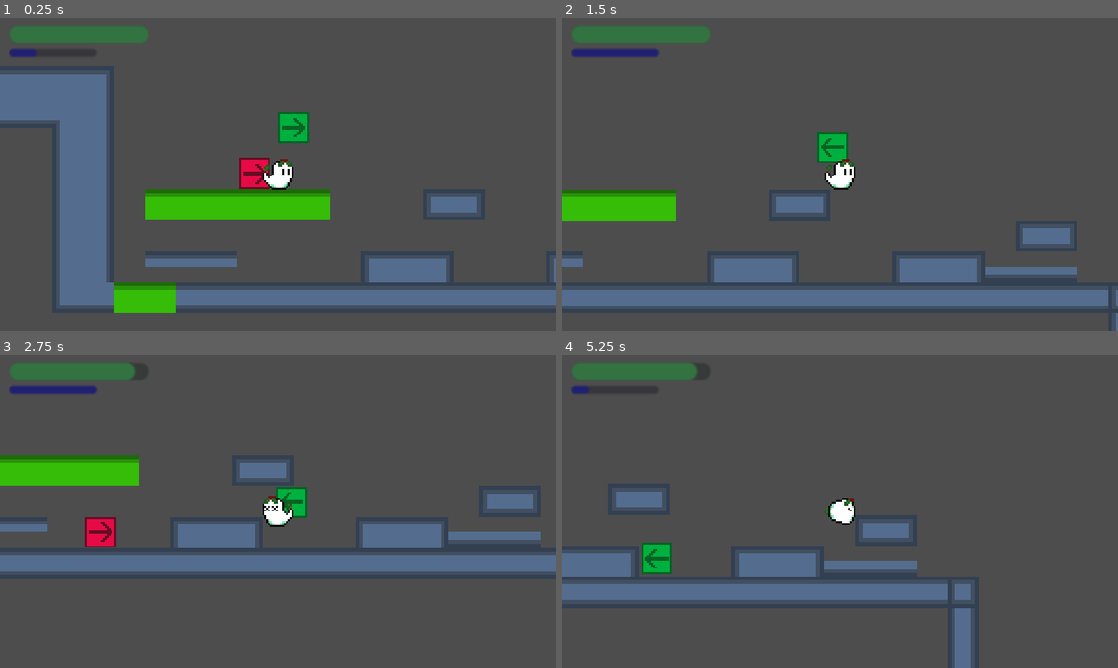
Above: before the commit, frames 1-4 (two rows, left to right).
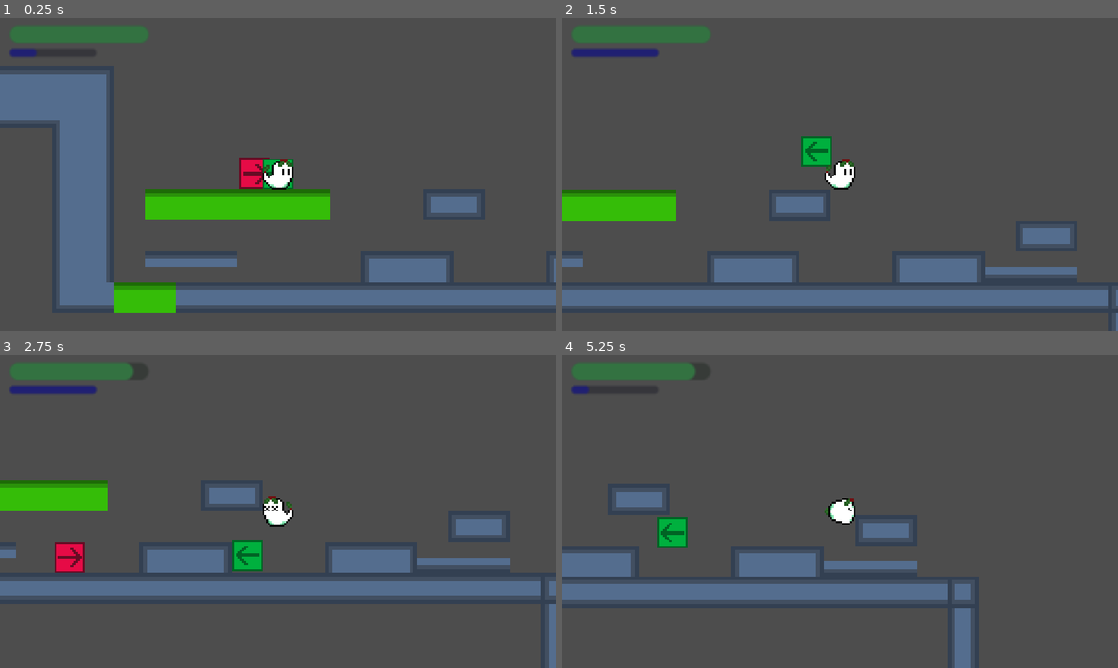
Above: after the commit, the same moments.

Repository: boiledEgg11/mis-tulto-game-project
Game: Godot game, scene res://node_2d.tscn
The game is run twice, just before and just after one commit, with the same random seed, the same clock (stepped at 60 frames per second) and the same inputs.
Inputs (mouse positions are in pixels of both pictures, inside the frame that each line leads up to):
- Up to frame 1 (0.25 s): no input
- Up to frame 2 (1.5 s): tap Enter (ability) at 0.5 s; move the mouse to (962, 158) at 0.52 s; hold Right (right) from 0.53 s (still down); tap I (i) at 0.6 s; click (962, 158) at 0.67 s; tap Up (up) at 0.77 s; tap L (l) at 0.8, 1.35 s; move the mouse to (728, 190) at 1.27 s
- Up to frame 3 (2.75 s): tap Up (up) at 1.52 s; tap I (i) at 1.55 s; move the mouse to (333, 442) at 2.02 s; release Right (right) at 2.03 s; hold Left (left) from 2.03 s (still down); tap Enter (ability) at 2.1 s; tap L (l) at 2.3 s
- Up to frame 4 (5.25 s): move the mouse to (812, 574) at 2.77 s; release Left (left) at 2.78 s; hold Right (right) 2.78-4.28 s; tap I (i) at 2.85, 4.55 s; click (812, 574) at 2.92 s; tap Up (up) at 3.02, 3.77, 4.52 s; move the mouse to (1006, 558) at 3.52 s; tap J (j) at 3.6 s; tap L (l) at 3.8, 4.35 s; move the mouse to (673, 464) at 4.27 s; hold Left (left) 4.28-5.03 s; move the mouse to (867, 511) at 5.02 s; hold Right (right) from 5.03 s (still down); tap Space (space) at 5.1 s; click (867, 511) at 5.17 s

The runs differ from the first frame. In frame 1, 0.7% of the frame differs, in the area x 47-56%, y 30-55%; in frame 2, 0.7%; in frame 3, 23%, in the area x 0-100%, y 3-100%; in frame 4, 1.0%.

Commit message:
Fixed multi possess bug; now possessing multiple enemies will release all instead of only releasing several enemies

Diff:
--- a/codes/rigid_body_2d.gd
+++ b/codes/rigid_body_2d.gd
@@ -4,6 +4,7 @@
 var possess_health = 0
 var SLIDE
 var INVINCIBLE = false
+var POSSESSED = false
 var STATUS = {"speed": 60, "jump": -250, "slide": 60, "damage_multiplier": -0.8, "hitbox_y": 15.5, "hitbox_x": 15.5}
 func _ready() -> void:
 	$EnemyArea/CollisionShape2D.disabled = false
@@ -12,13 +13,15 @@
 		possess_health = health
 	move_and_slide()
 	if possess_health > 0:
+		POSSESSED = false
 		velocity.x = direction * STATUS.speed
 		$EnemyArea/CollisionShape2D.disabled = false
 		$Sprite2D.visible = true
 		if not is_on_floor():
 				velocity += get_gravity() * delta * 1.5
-	else:
+	if possess_health == -1:
 			INVINCIBLE = true
+			POSSESSED = true
 			position.x = Autoloads.PLAYER_POSITION_X
 			position.y = Autoloads.PLAYER_POSITION_Y
 			$EnemyArea/CollisionShape2D.disabled = true
@@ -46,22 +49,24 @@
 	await get_tree().create_timer(1).timeout
 	INVINCIBLE = false
 func _process(delta: float) -> void:
-		if $Sprite2D.visible == false and Autoloads.PLAYER_POSSESS_STOP:
-			INVINCIBLE = false
-			$Sprite2D.visible = true
-			$EnemyArea/CollisionShape2D.disabled = false
-		if $Sprite2D.visible == false:
-			print("invis")
-		if Autoloads.POSSESS_AMOUNT > 1:
-			_possess_stop()
-		if health == 0:
-			queue_free()
-		if possess_health == 0:
-			Autoloads.POSSESS_AMOUNT += 1
-			Autoloads.POSSESS_ABILITY = "None"
-			Autoloads.POSSESS_STATUS = STATUS
-			possess_health = -1
-			Autoloads.POSSESS_SPRITE = "res://assets/placeholder_enemy.png"
-			Autoloads.PLAYER_POSSESSING = true
-			velocity.x = 0
-			velocity.y = 0
+	if not Autoloads.PLAYER_POSSESSING and POSSESSED:
+		_possess_stop()
+	if $Sprite2D.visible == false:
+		print("invis")
+	if Autoloads.POSSESS_AMOUNT > 1:
+		_possess_stop()
+	if health == 0:
+		queue_free()
+	if Autoloads.POSSESS_AMOUNT > 1:
+		_possess_stop()
+	if health == 0:
+		queue_free()
+	if possess_health == 0:
+		Autoloads.POSSESS_AMOUNT += 1
+		Autoloads.POSSESS_ABILITY = "None"
+		Autoloads.POSSESS_STATUS = STATUS
+		possess_health = -1
+		Autoloads.POSSESS_SPRITE = "res://assets/placeholder_enemy.png"
+		Autoloads.PLAYER_POSSESSING = true
+		velocity.x = 0
+		velocity.y = 0
--- a/codes/testenemy2.gd
+++ b/codes/testenemy2.gd
@@ -3,6 +3,7 @@
 var health = 1
 var possess_health = 0
 var SLIDE
+var POSSESSED = false
 var INVINCIBLE = false
 var STATUS = {"speed": 80, "jump": -300, "slide": 60, "damage_multiplier": -0.8, "hitbox_y": 15.5, "hitbox_x": 15.5}
 func _ready() -> void:
@@ -10,6 +11,7 @@
 func _physics_process(delta: float) -> void:
 	move_and_slide()
 	if possess_health > 0:
+		POSSESSED = false
 		if is_on_wall_only():
 			direction *= -1
 		if not abs(velocity.x) == 50:
@@ -25,8 +27,9 @@
 			$Sprite2D.flip_h = false
 		if direction == -1:
 			$Sprite2D.flip_h = true
-	else:
+	if possess_health == -1:
 			INVINCIBLE = true
+			POSSESSED = true
 			position.x = Autoloads.PLAYER_POSITION_X
 			position.y = Autoloads.PLAYER_POSITION_Y
 			$EnemyArea/CollisionShape2D.disabled = true
@@ -50,11 +53,8 @@
 	await get_tree().create_timer(1).timeout
 	INVINCIBLE = false
 func _process(delta: float) -> void:
-	if possess_health < 1 and not Autoloads.PLAYER_POSSESSING:
-		possess_health = 1
-		INVINCIBLE = false
-		$Sprite2D.visible = true
-		$EnemyArea/CollisionShape2D.disabled = false
+	if not Autoloads.PLAYER_POSSESSING and POSSESSED:
+		_possess_stop()
 	if $Sprite2D.visible == false:
 		print("invis")
 	if Autoloads.POSSESS_AMOUNT > 1:
@@ -66,11 +66,11 @@
 	if health == 0:
 		queue_free()
 	if possess_health == 0:
+		Autoloads.PLAYER_POSSESSING = true
 		Autoloads.POSSESS_ABILITY = "Jump"
 		Autoloads.POSSESS_AMOUNT += 1
 		Autoloads.POSSESS_STATUS = STATUS
 		possess_health = -1
 		Autoloads.POSSESS_SPRITE = "res://assets/placeholder_enemy_bouncy.png"
-		Autoloads.PLAYER_POSSESSING = true
 		velocity.x = 0
 		velocity.y = 0
